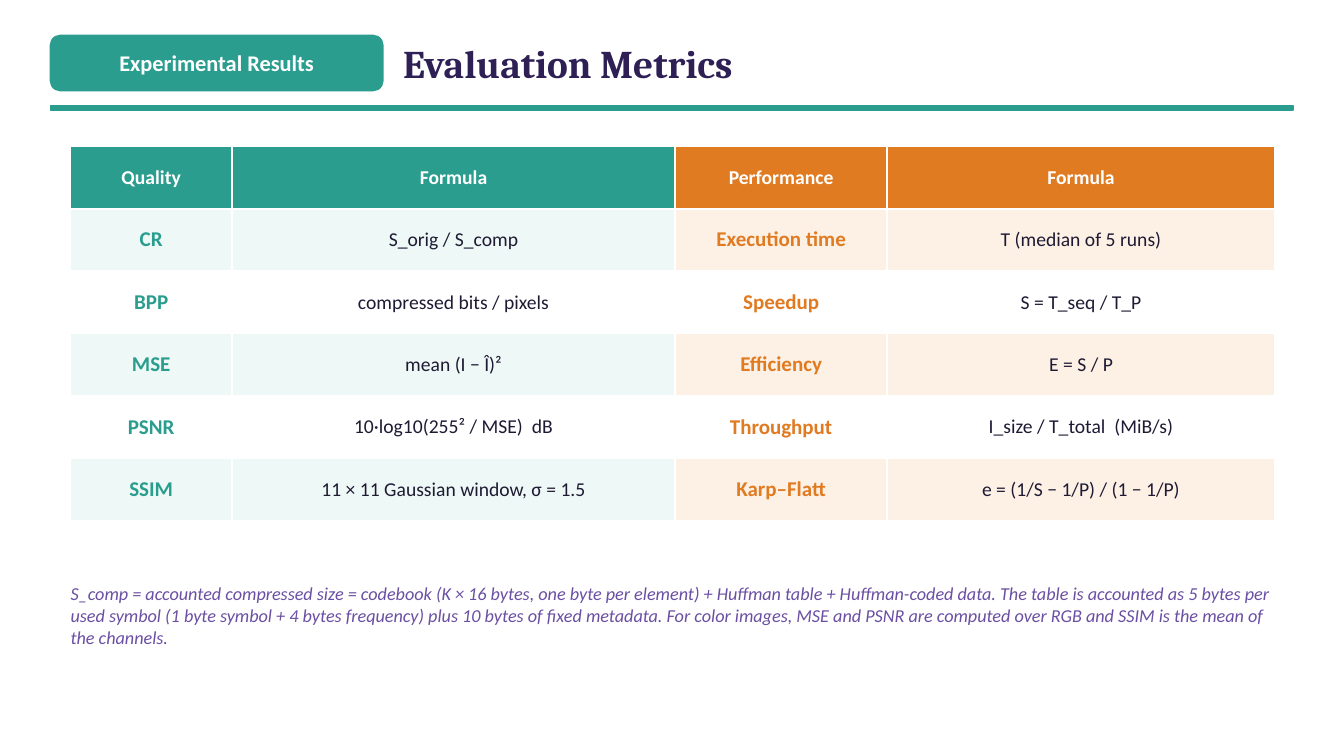
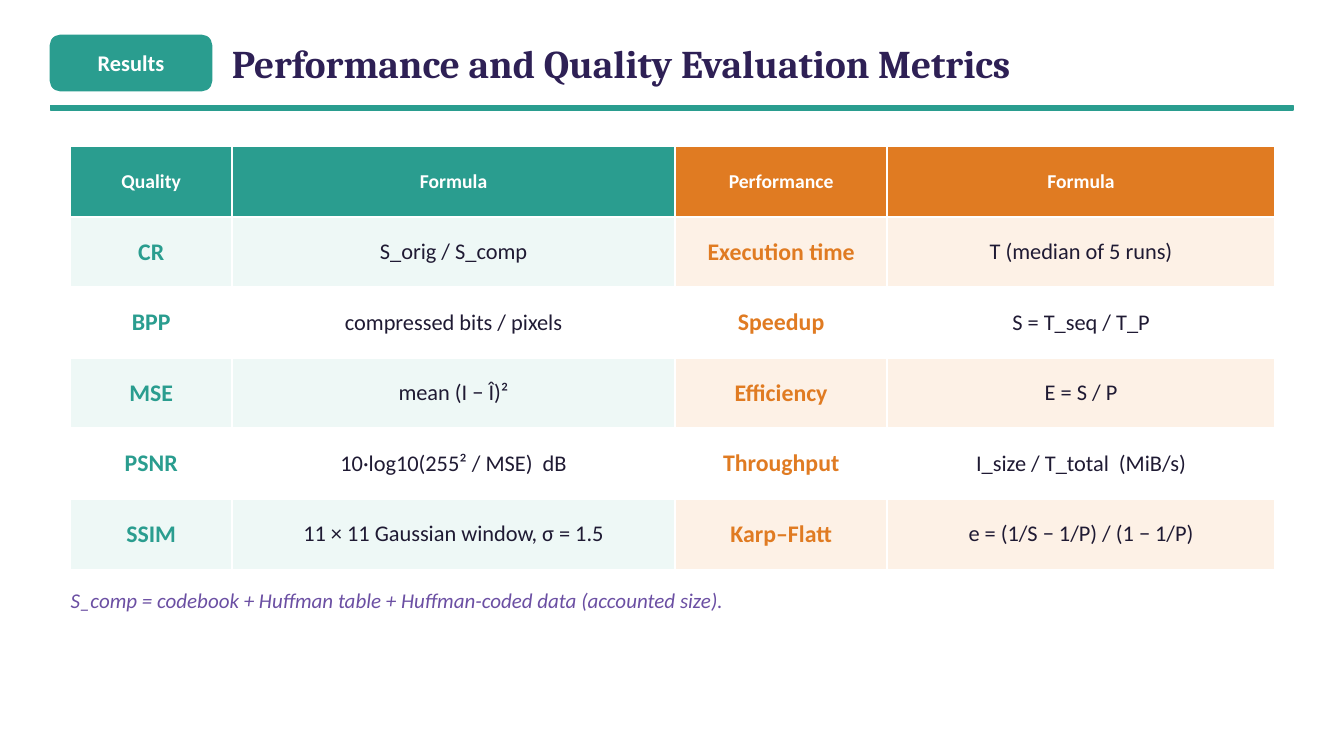
Before and after one commit to ibtihal-cpu/mihk, a slide deck: slide 19 of results/seminar/figs/Seminar_Ibtihal_FINAL.pptx. Drawn at 1344x756 pixels with LibreOffice and Linux fonts; fonts in the diff are those of the drawing. Boxes give left, top, right and bottom in pixels: in the first picture for what was removed or moved away, otherwise in the second. Text is boxed around its words. In the diff, an @@ line names an element or a change of style, - is before the commit and + after.

```diff
--- a/results/seminar/figs/Seminar_Ibtihal_FINAL.pptx
+++ b/results/seminar/figs/Seminar_Ibtihal_FINAL.pptx
@@ rounded rectangle: place and size @@
-rounded rectangle at [50, 35, 383, 91]
+rounded rectangle at [50, 35, 212, 91]
@@ text at [98, 55, 164, 71]: text changed @@
-Experimental Results
+Results
@@ text at [232, 50, 1010, 87]: text changed @@
-Evaluation Metrics
+Performance and Quality Evaluation Metrics
@@ table at [71, 146, 1275, 550] @@
@@ size 15 to 17 pt in "CR", "Execution time", "BPP", "Speedup" and 6 more places @@
@@ size 14 to 16 pt in "S_orig / S_comp", "T (median of 5 runs)", "compressed bits / pixels", "S = T_seq / T_P" and 6 more places @@
@@ text at [71, 593, 723, 612]: text changed; size 13 to 15 pt @@
-S_comp = accounted compressed size = codebook (K × 16 bytes, one byte per element) + Huffman table + Huffman-coded data. The table is accounted as 5 bytes per used symbol (1 byte symbol + 4 bytes frequency) plus 10 bytes of fixed metadata. For color images, MSE and PSNR are computed over RGB and SSIM is the mean of the channels.
+S_comp = codebook + Huffman table + Huffman-coded data (accounted size).
```
Also in this commit, not shown: 2 other files.
